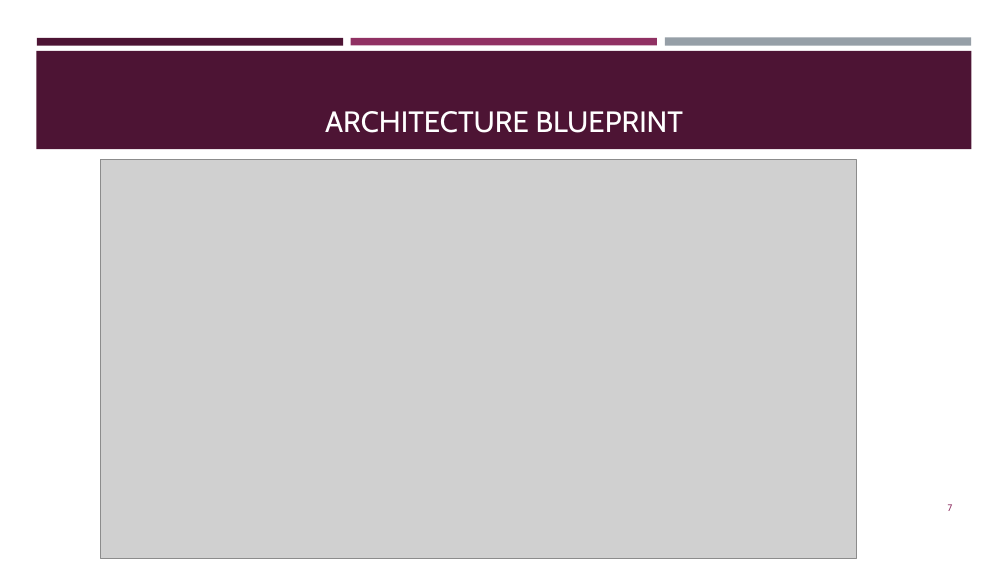
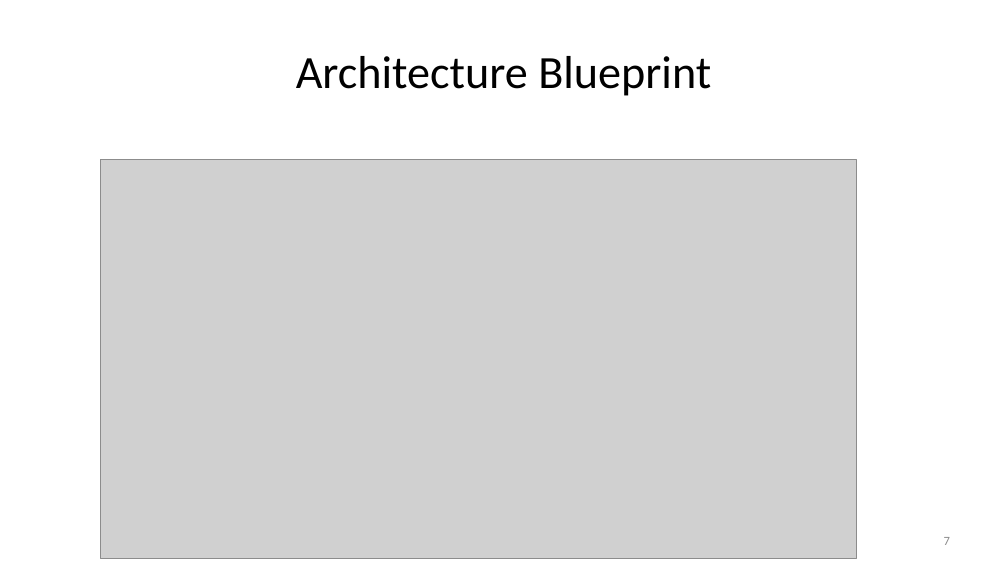
Before and after one commit to keyurbrahmbhatt-eng/social-media-agent-repo, a slide deck: slide 7 of KNB_Social_Media_Agent_Formatted_Presentation.pptx. Drawn at 1008x567 pixels with LibreOffice and Linux fonts; fonts in the diff are those of the drawing; grey boxes stand for pictures. Boxes give left, top, right and bottom in pixels: in the first picture for what was removed or moved away, otherwise in the second. Text is boxed around its words. In the diff, an @@ line names an element or a change of style, - is before the commit and + after.

```diff
--- a/KNB_Social_Media_Agent_Formatted_Presentation.pptx
+++ b/KNB_Social_Media_Agent_Formatted_Presentation.pptx
@@ title "Architecture Blueprint" at (296,56,711,96): vertical alignment bottom to middle @@
@@ rectangle removed at (36,51,972,149) @@
@@ rectangle removed at (37,38,343,45) @@
@@ title at (296,56,711,96): text changed; size 28 to 44 pt; font Cabin to Calibri; text colour #FFFFFF to #000000 @@
-ARCHITECTURE BLUEPRINT
+Architecture Blueprint
@@ rectangle removed at (351,38,657,45) @@
@@ rectangle removed at (665,38,971,46) @@
@@ page number: place and size @@
-page number at (948,504,953,511)
+page number at (944,537,950,545)
@@ page number at (944,537,950,545): size 9 to 12 pt, font Cabin to Calibri, text colour #903163 to #8C8C8C @@
```
Also in this commit, not shown: 13 other slides changed.
